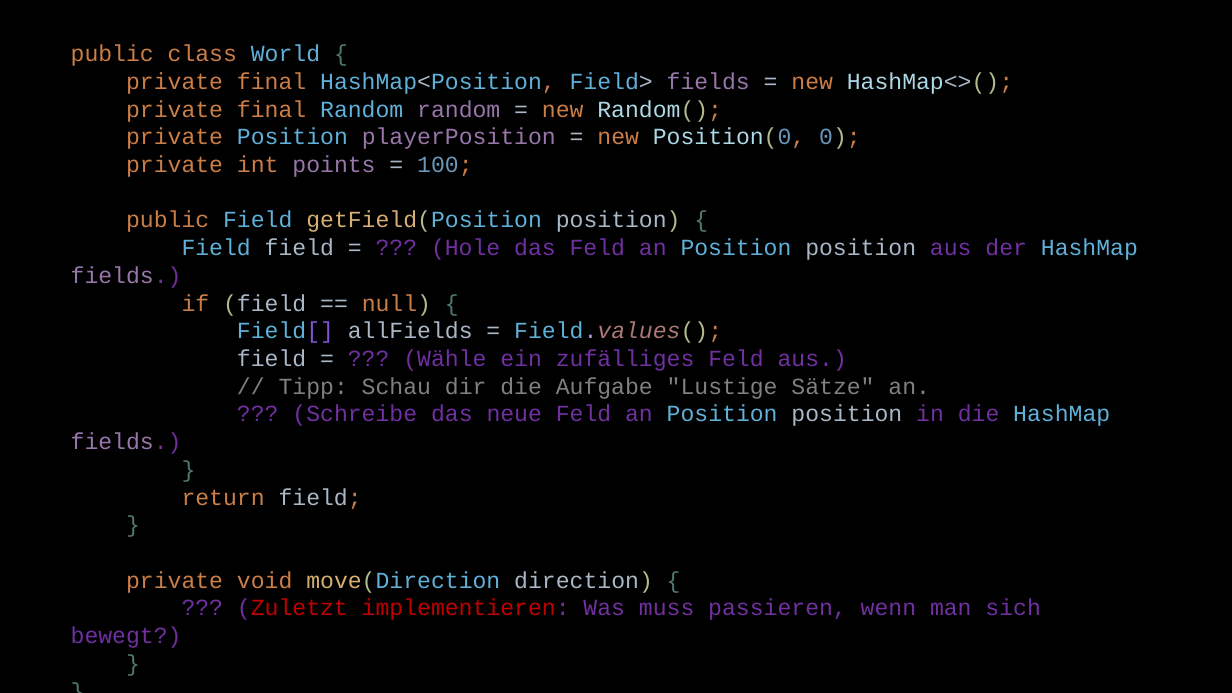
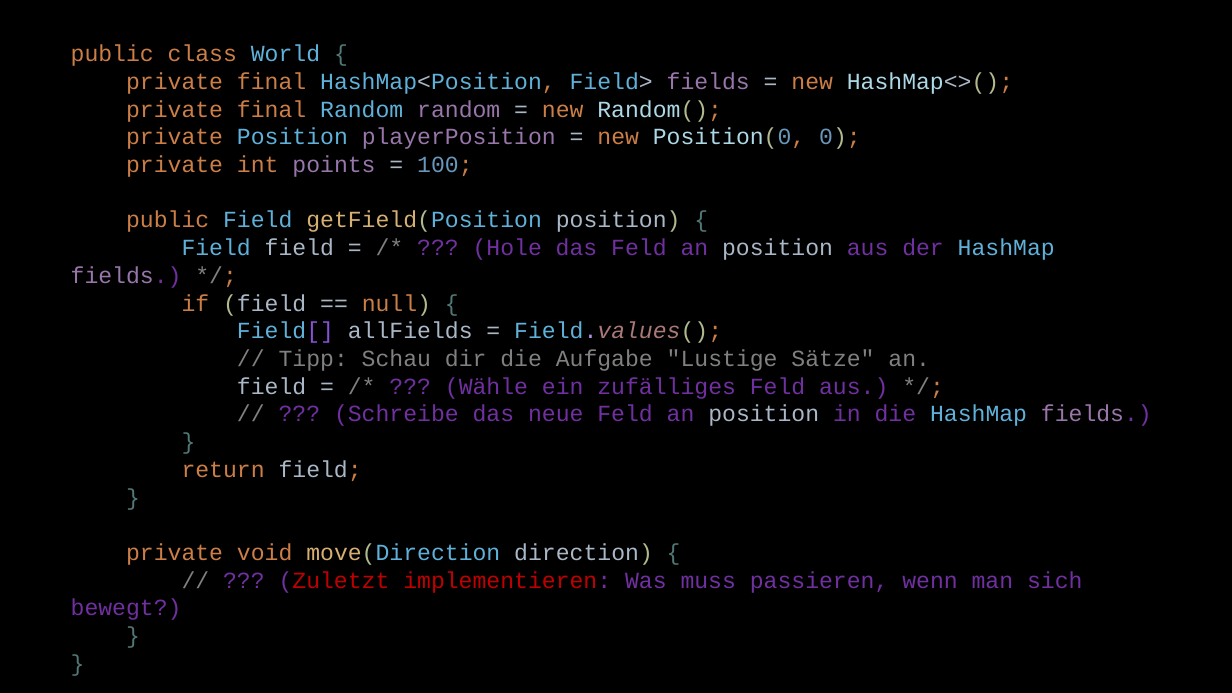
Before and after one commit to Cactusroot/Java, a slide deck: slide 5 of src/Sonstiges.pptx. Drawn at 1232x693 pixels with LibreOffice and Linux fonts; fonts in the diff are those of the drawing. Boxes give left, top, right and bottom in pixels: in the first picture for what was removed or moved away, otherwise in the second. Text is boxed around its words. In the diff, an @@ line names an element or a change of style, - is before the commit and + after.

```diff
--- a/src/Sonstiges.pptx
+++ b/src/Sonstiges.pptx
@@ text at box(71, 44, 1152, 620): text changed @@
-public class World {
-private final HashMap<Position, Field> fields = new HashMap<>();
-private final Random random = new Random();
-private Position playerPosition = new Position(0, 0);
-private int points = 100;
-public Field getField(Position position) {
-Field field = ??? (Hole das Feld an Position position aus der HashMap fields.)
-if (field == null) {
-Field[] allFields = Field.values();
-field = ??? (Wähle ein zufälliges Feld aus.)
-// Tipp: Schau dir die Aufgabe "Lustige Sätze" an.
-??? (Schreibe das neue Feld an Position position in die HashMap fields.)
-}
-return field;
-}
-private void move(Direction direction) {
-??? (Zuletzt implementieren: Was muss passieren, wenn man sich bewegt?)
-}
-}
+public class World {
+private final HashMap<Position, Field> fields = new HashMap<>();
+private final Random random = new Random();
+private Position playerPosition = new Position(0, 0);
+private int points = 100;
+public Field getField(Position position) {
+Field field = /* ??? (Hole das Feld an position aus der HashMap fields.) */;
+if (field == null) {
+Field[] allFields = Field.values();
+// Tipp: Schau dir die Aufgabe "Lustige Sätze" an.
+field = /* ??? (Wähle ein zufälliges Feld aus.) */;
+// ??? (Schreibe das neue Feld an position in die HashMap fields.)
+}
+return field;
+}
+private void move(Direction direction) {
+// ??? (Zuletzt implementieren: Was muss passieren, wenn man sich bewegt?)
+}
+}
```
Also in this commit, not shown: 6 other slides changed, 3 other files.
